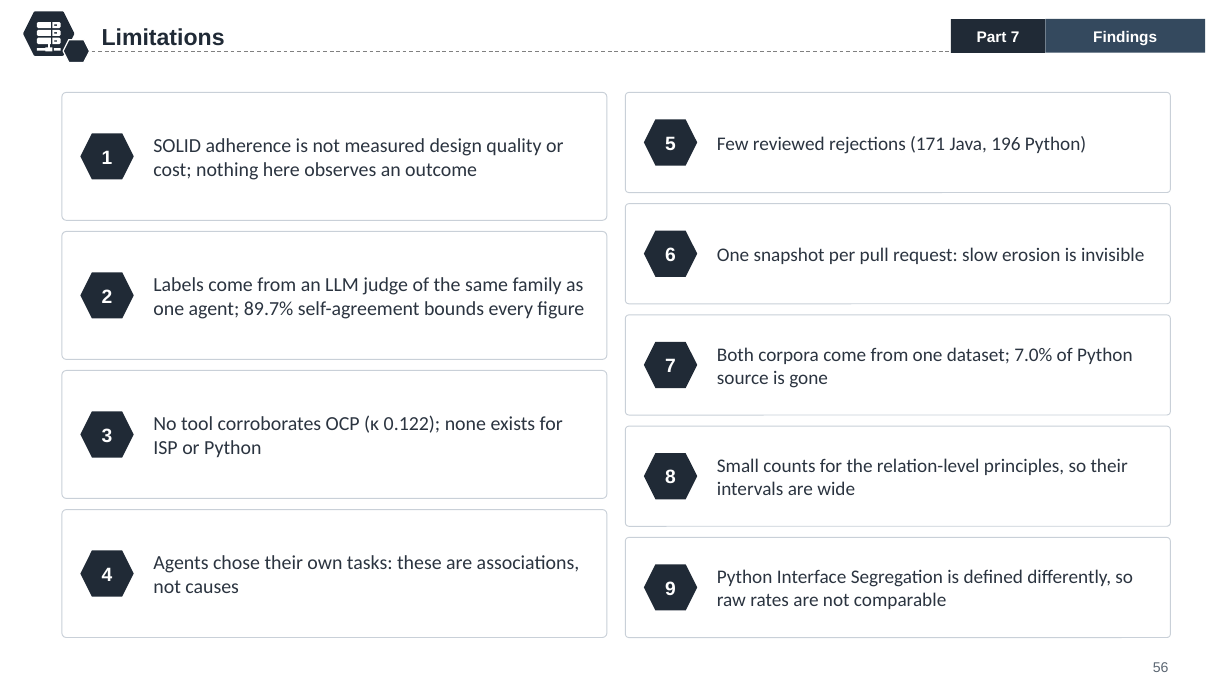
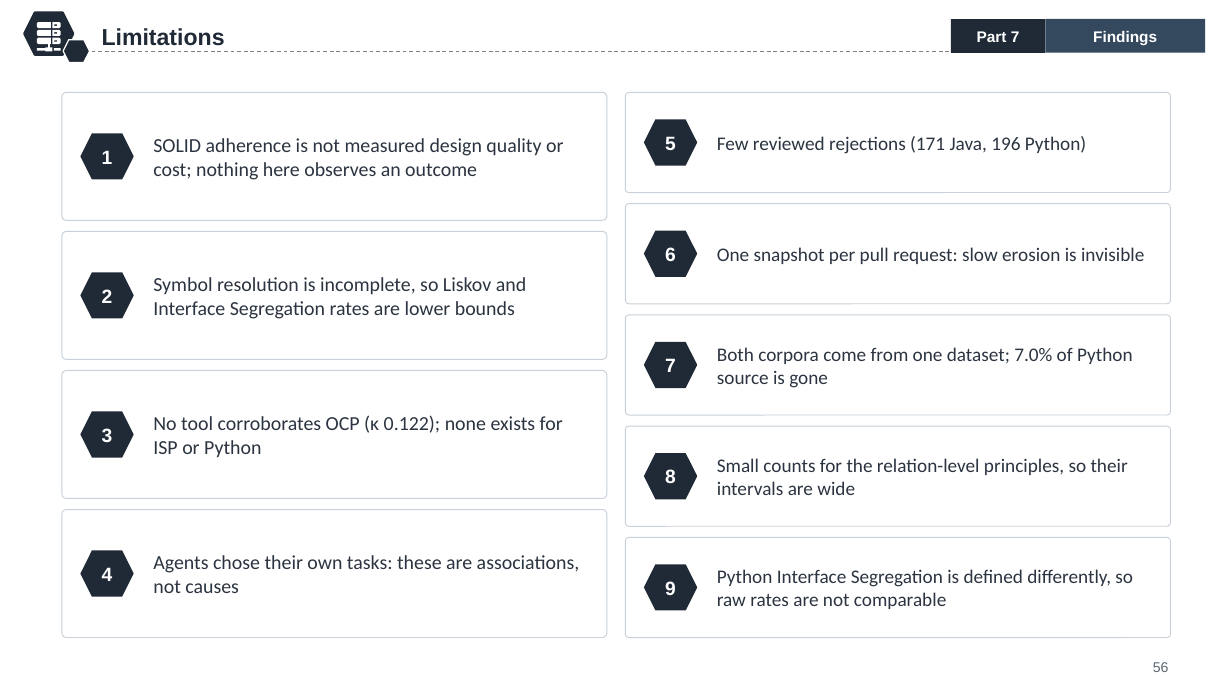
Before and after one commit to KiraiEEE/VibeBench, a slide deck: slide 56 of thesis/presentation/Evaluating-Coding-Agent-Quality.pptx. Drawn at 1232x693 pixels with LibreOffice and Linux fonts; fonts in the diff are those of the drawing; background and template pictures are left out. Boxes give left, top, right and bottom in pixels: in the first picture for what was removed or moved away, otherwise in the second. Text is boxed around its words. In the diff, an @@ line names an element or a change of style, - is before the commit and + after.

Commit message:
Remove the LLM-judge limitation from thesis, deck, paper and README

```diff
--- a/thesis/presentation/Evaluating-Coding-Agent-Quality.pptx
+++ b/thesis/presentation/Evaluating-Coding-Agent-Quality.pptx
@@ text at bbox=[153, 277, 526, 319]: text changed @@
-Labels come from an LLM judge of the same family as one agent; 89.7% self-agreement bounds every figure
+Symbol resolution is incomplete, so Liskov and Interface Segregation rates are lower bounds
```
Also in this commit, not shown: 2 other slides changed, 9 other files.
